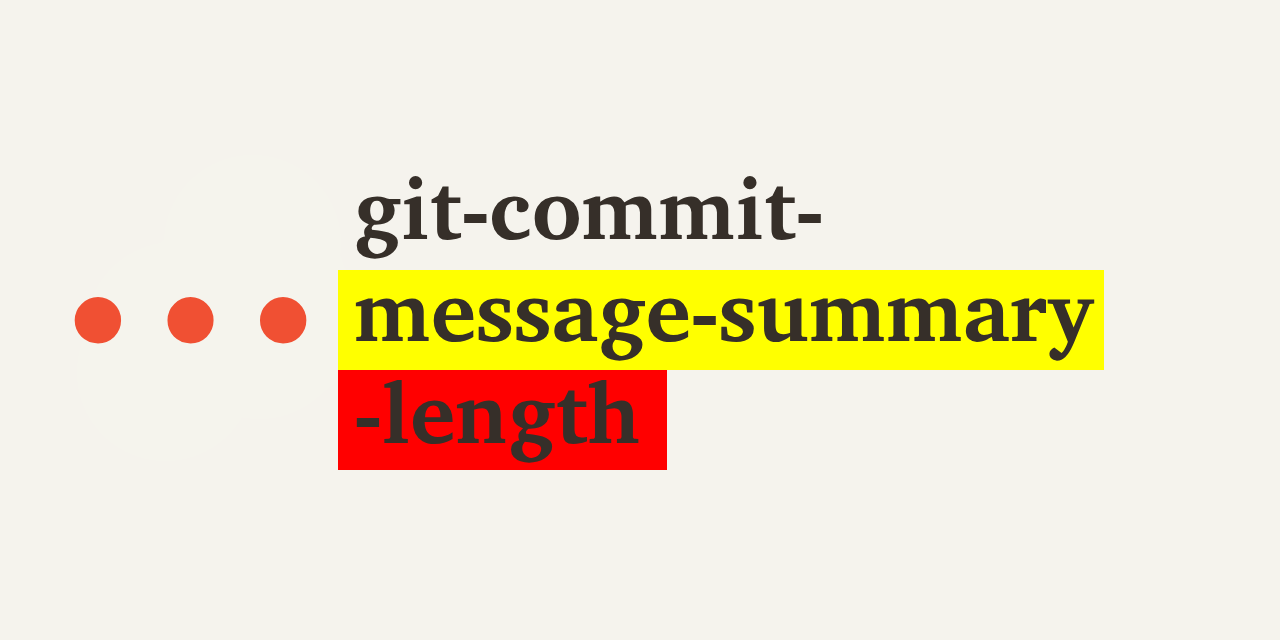
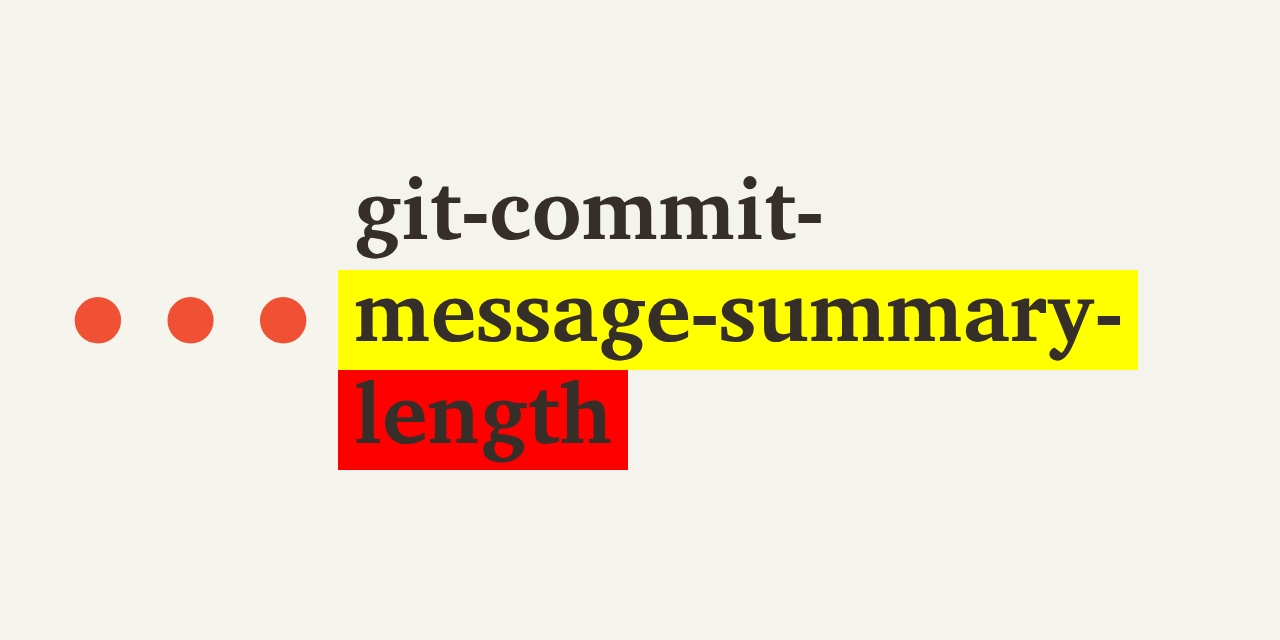
Two versions of the same layered image (1280×640). Layer-by-layer changes:
renamed "git-commit- message-summary -len" to "git-commit- message-summary- len", painted on it over [356, 270, 1121, 463]
